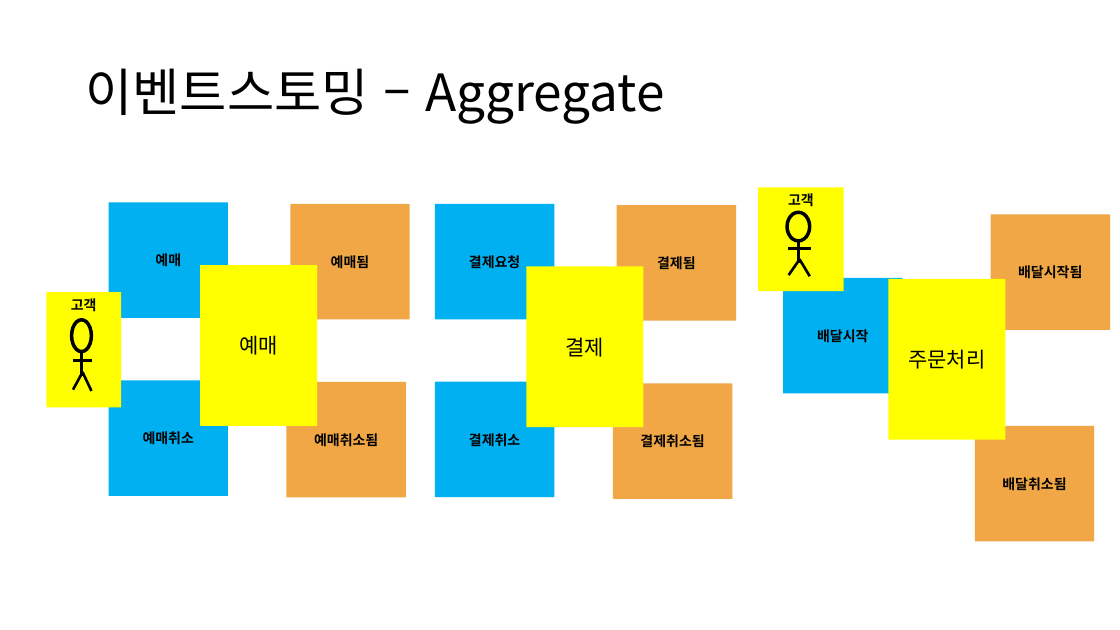
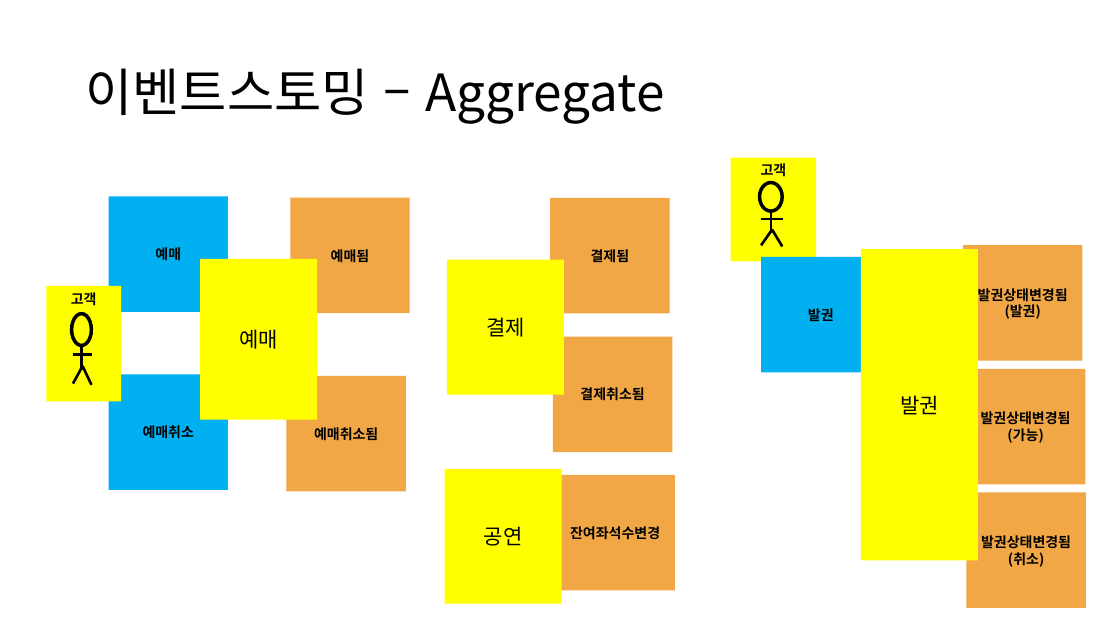
Before and after one commit to rudal13/teamBooking, a slide deck: slide 7 of 실무테스트 sheet.pptx (slide 9 before the commit). Drawn at 1120x630 pixels with LibreOffice and Linux fonts; fonts in the diff are those of the drawing. Boxes give left, top, right and bottom in pixels: in the first picture for what was removed or moved away, otherwise in the second. Text is boxed around its words. In the diff, an @@ line names an element or a change of style, - is before the commit and + after.

```diff
--- a/실무테스트 sheet.pptx
+++ b/실무테스트 sheet.pptx
@@ rectangle removed at [435,204,555,320] @@
-결제요청
@@ rectangle "결제됨": place and size @@
-rectangle "결제됨" at [617,205,736,321]
+rectangle "결제됨" at [550,198,670,314]
@@ 2 lines, 1 rectangle: place and size @@
-2 lines, 1 rectangle at [759,187,844,292]
+2 lines, 1 rectangle at [731,158,817,262]
@@ 2 lines, 1 ellipse: place and size @@
-2 lines, 1 ellipse at [787,213,811,263]
+2 lines, 1 ellipse at [760,182,783,233]
@@ rectangle "결제": place and size @@
-rectangle "결제" at [527,266,644,427]
+rectangle "결제" at [447,260,564,395]
@@ rectangle added at [761,257,881,373], fill #00B0F0, 12 pt, text #000000, bold @@
+발권
@@ rectangle "발권": place and size @@
-rectangle "발권" at [889,279,1006,439]
+rectangle "발권" at [861,250,978,561]
@@ rectangle "발권상태변경됨(발권)": place and size @@
-rectangle "발권상태변경됨(발권)" at [991,214,1110,330]
+rectangle "발권상태변경됨(발권)" at [964,245,1083,361]
@@ rectangle removed at [783,278,902,394] @@
-배달시작
@@ text in rectangle at [978,288,1068,319]: text changed @@
-배달시작됨
+발권상태변경됨(발권)
@@ 6 rectangles, 4 lines, 1 ellipse: place and size @@
-6 rectangles, 4 lines, 1 ellipse at [46,202,410,498]
+6 rectangles, 4 lines, 1 ellipse at [46,197,410,492]
@@ rectangle "결제취소됨": place and size @@
-rectangle "결제취소됨" at [613,383,733,499]
+rectangle "결제취소됨" at [553,337,672,453]
@@ rectangle removed at [435,381,555,497] @@
-결제취소
@@ rectangle added at [966,369,1086,485], fill #F1A746, 12 pt, text #000000, bold @@
+발권상태변경됨(가능)
@@ text in rectangle at [900,395,939,415]: text changed @@
-주문처리
+발권
@@ rectangle removed at [975,426,1095,542] @@
-배달취소됨
@@ rectangle added at [444,469,561,604], fill #FFFF00, 18 pt, text #000000 @@
+공연
@@ rectangle added at [555,475,675,591], fill #F1A746, 12 pt, text #000000, bold @@
+잔여좌석수변경
@@ rectangle added at [967,492,1086,608], fill #F1A746, 12 pt, text #000000, bold @@
+발권상태변경됨(취소)
```
Also in this commit, not shown: 6 other slides changed, 7 slides added, 16 slides removed.
